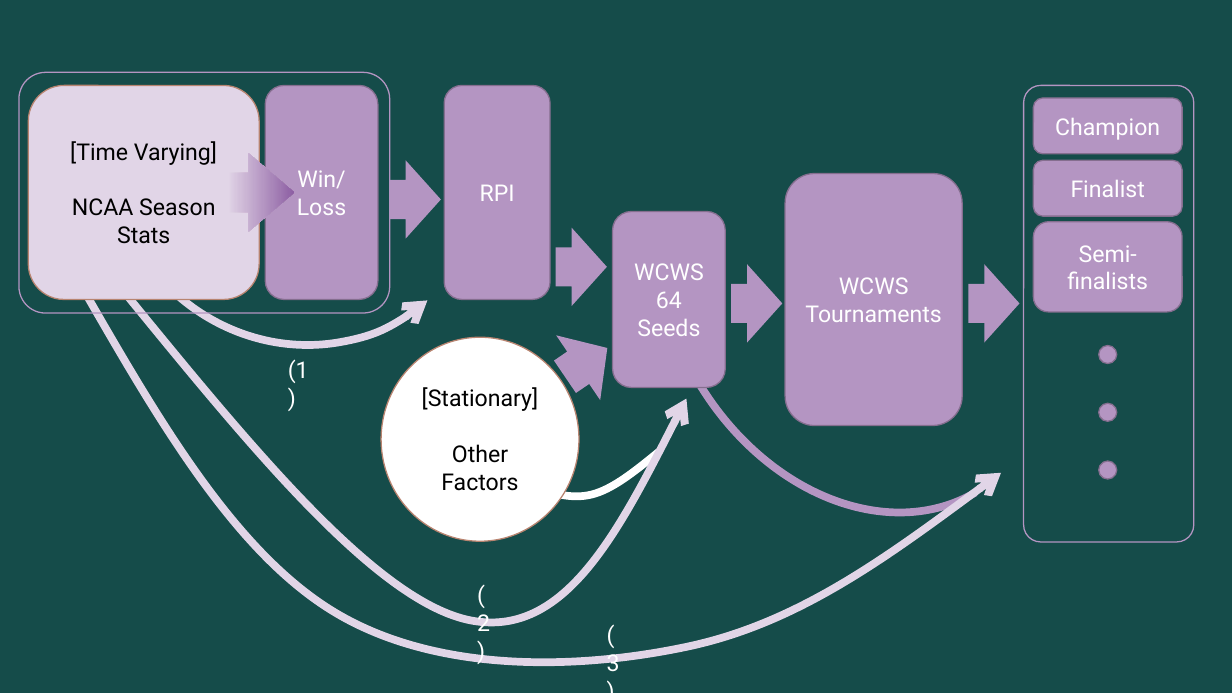
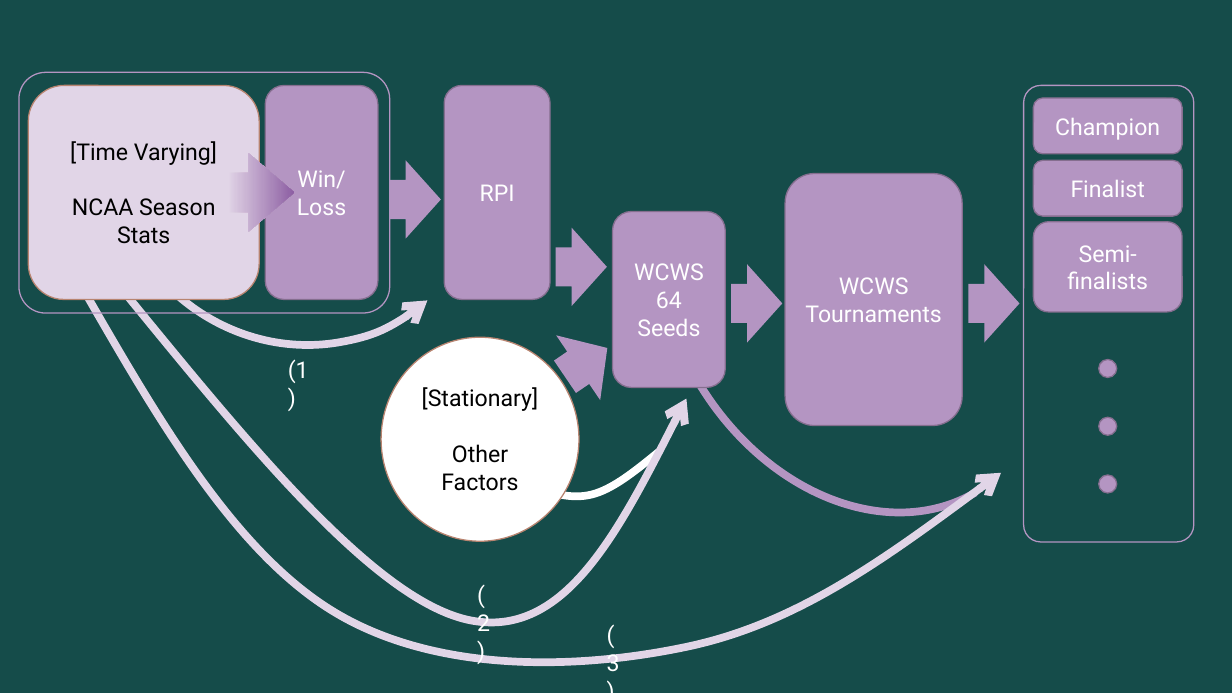
Before and after one commit to koeunlim/Capstone_Softball, a slide deck: slide 3 of CapstoneProject_KL.pptx. Drawn at 1232x693 pixels with LibreOffice and Linux fonts; fonts in the diff are those of the drawing. Boxes give left, top, right and bottom in pixels: in the first picture for what was removed or moved away, otherwise in the second. Text is boxed around its words. In the diff, an @@ line names an element or a change of style, - is before the commit and + after.

```diff
--- a/CapstoneProject_KL.pptx
+++ b/CapstoneProject_KL.pptx
@@ 3 ellipses: place and size @@
-3 ellipses at (1099,346,1117,480)
+3 ellipses at (1099,360,1117,494)
```
Also in this commit, not shown: 16 other files.
